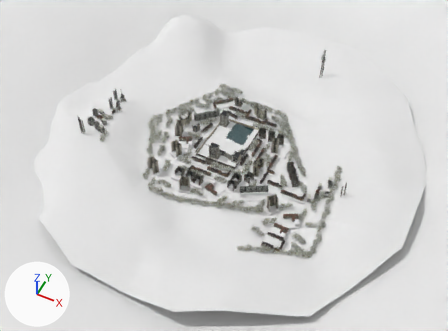
One commit to the FBX model Assets/Addons/maps/gm_construct/gm_construct.fbx: the scene before it, then after it.
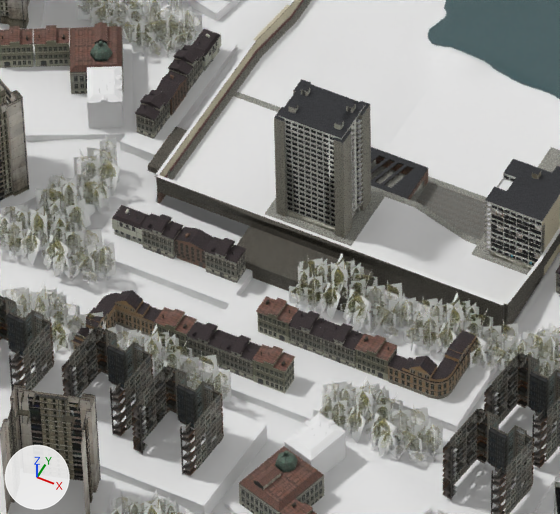
Old and new are each drawn from a 50 mm camera at (671.0, -1330.0, 1544.0) aimed at (37.0, -62.0, -41.0) and again close up on the part from 40% to 54% of the width and 40% to 57% of the height. The axes (+X, +Y, +Z) are drawn at lower left. The lights are the same throughout. Vertices at the same position are counted once.

In view in the first close-up: 'func_detail_10729_10730', 'func_detail_10792_10793', 'func_detail_14768_14769', 'func_detail_15503_15504', 'func_detail_15965_15966.001', 'prop_static_18300', 'prop_static_18301', 'prop_static_18312', 'prop_static_18320', 'prop_static_18331', 'prop_static_18453', 'worldspawn_1_7568', 'worldspawn_1_8653', 'worldspawn_1_8842'.
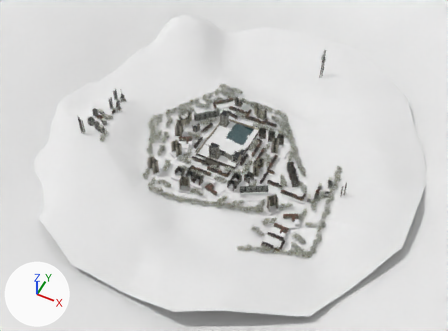
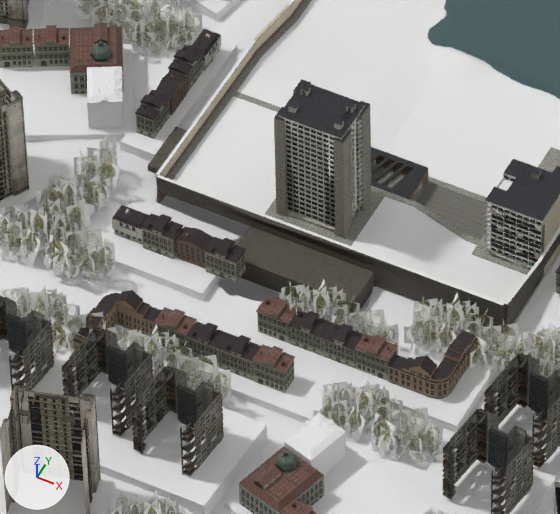
Commit message: add props

Where the change shows, as pixel boxes [x1, y1, x2, y2] in the close-ups (560 x 514 px):
'prop_static_18453', moved
    before: [289, 253, 416, 337]
    after: [279, 279, 399, 355]
'func_detail_10792_10793', moved
    before: [87, 204, 253, 309]
    after: [68, 195, 221, 301]
part 1 of me_worldspawn_1_8842_002, cut back
    before: [233, 237, 372, 334]
    after: [233, 296, 369, 331]

Edits to the bpy script that builds the scene:
```text
Change me_worldspawn_1_8842_002:
    used by ob_worldspawn_1_8842; location = (-352.4, 368.3, 14.1); rotation_euler = (-3.142, 0.0, 0.0), in degrees (-180, 0, 0); scale = (-0.321, -0.321, -0.321)
    remove me_worldspawn_1_8842_002.from_pydata(...)  # 2636 vertices, 4608 faces; spans x -3200.0..896.0, y -3200.0..896.0, z -201.0..202.0
    add me_worldspawn_1_8842_002.from_pydata(...)  # 2632 vertices, 4595 faces; spans x -3200.0..896.0, y -3200.0..896.0, z -201.0..202.0
    me_worldspawn_1_8842_002 part 1
    6 vertices are removed from x -1152.0..-1078.0, y -1490.0..-1432.0, z -70.0..-69.0
    17 faces are deleted
    2 vertices are added at (-981.0, -1472.0, -70.0), (-1211.0, -1490.0, -69.0)
    4 new faces join them
Change ob_prop_static_18453:
    ob_prop_static_18453.location: (40.1, -108.7, -6.2) -> (40.1, -123.1, -6.2)
Change ob_func_detail_10792_10793:
    ob_func_detail_10792_10793.location: (-35.1, -113.6, -6.9) -> (-46.2, -113.6, -6.9)
```
